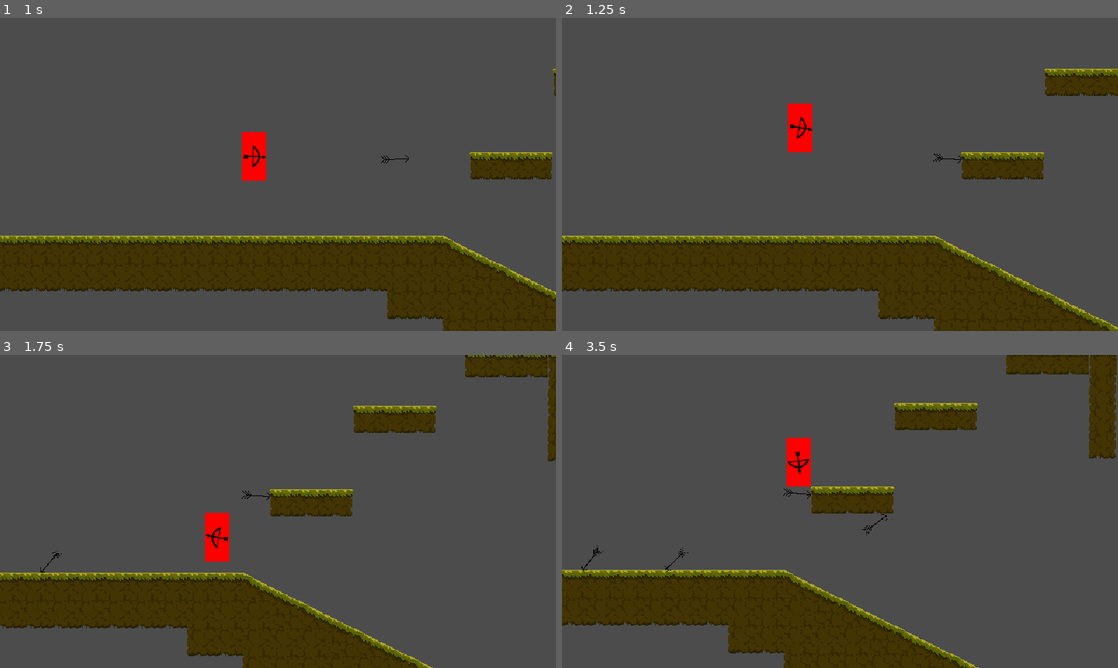
Above: before the commit, frames 1-4 (two rows, left to right).
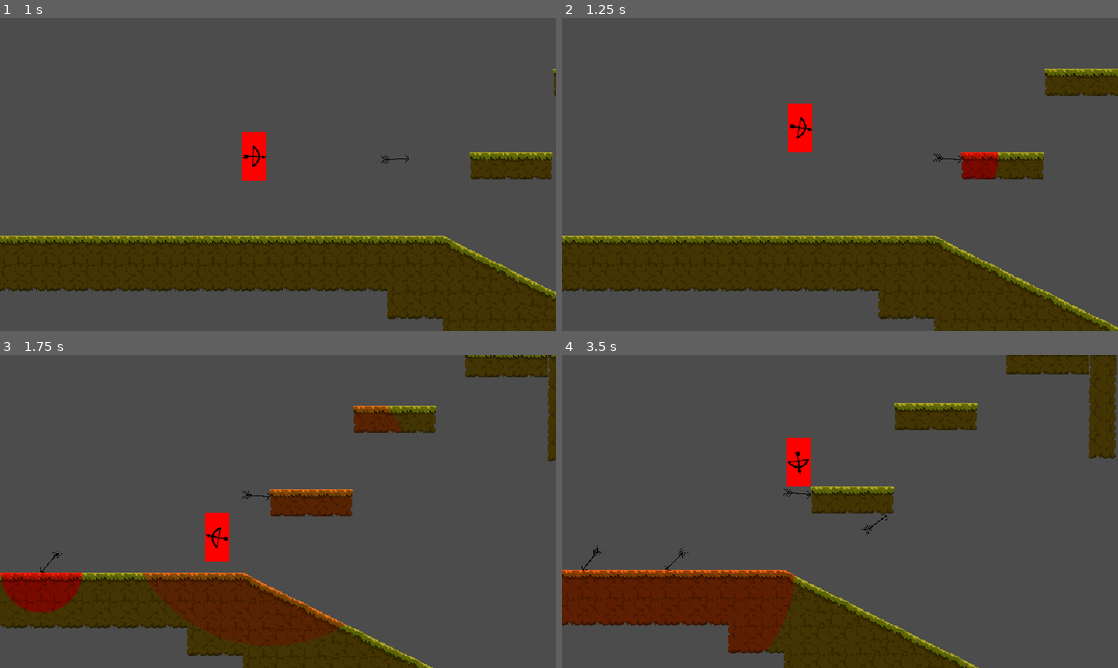
Above: after the commit, the same moments.

Repository: vanjac/wi22jam
Game: Godot game, scene res://placeholder/biggertestlevel.tscn
Same seed, same stepped clock (60 frames per second), same inputs: the game is played once before the commit and once after it.
Inputs (mouse positions are in pixels of both pictures, inside the frame that each line leads up to):
- Up to frame 1 (1 s): move the mouse to (400, 158) at 0.52 s; hold D (right) from 0.53 s (still down); click (400, 158) at 0.6 s; tap Space (jump) at 0.77 s
- Up to frame 2 (1.25 s): keep holding D (right)
- Up to frame 3 (1.75 s): keep holding D (right); move the mouse to (166, 527) at 1.27 s; click (166, 527) at 1.35 s; tap Space (jump) at 1.52 s
- Up to frame 4 (3.5 s): move the mouse to (895, 442) at 2.02 s; release D (right) at 2.03 s; hold A (left) 2.03-2.78 s; click (895, 442) at 2.1 s; move the mouse to (812, 574) at 2.77 s; hold D (right) from 2.78 s (still down); click (812, 574) at 2.85 s; tap Space (jump) at 3.02 s

Frame 1 is identical in both runs. In frame 2, 0.5% of the frame differs, in the area x 71-79%, y 42-52%; in frame 3, 2.6%; in frame 4, 6.2%, in the area x 0-42%, y 68-96%.

Commit message:
Anger ripple

Diff:
--- /dev/null
+++ b/anger/AngerRipple.gd
@@ -0,0 +1,23 @@
+extends Light2D
+
+const anim_time = 1
+const max_scale = 2
+
+var time = 0.0
+
+func _ready():
+	pass
+
+func _process(delta):
+	time += delta
+	var time_frac = clamp(time / anim_time, 0, 1)
+	scale = Vector2.ONE * max_scale * time_frac
+	color = Color(2 - time_frac, time_frac, time_frac)
+	if time_frac >= 1:
+		queue_free()
+
+
+func _on_Area2D_body_entered(body):
+	print(body)
+	if body.has_method("_on_angered"):
+		body._on_angered()
--- /dev/null
+++ b/anger/AngerRipple.tscn
@@ -0,0 +1,23 @@
+[gd_scene load_steps=4 format=2]
+
+[ext_resource path="res://Anger/AngerRipple.gd" type="Script" id=1]
+[ext_resource path="res://assets/circle.png" type="Texture" id=2]
+
+[sub_resource type="CircleShape2D" id=1]
+radius = 128.0
+
+[node name="AngerRipple" type="Light2D"]
+scale = Vector2( 1e-05, 1e-05 )
+texture = ExtResource( 2 )
+mode = 2
+range_item_cull_mask = 2
+script = ExtResource( 1 )
+
+[node name="Area2D" type="Area2D" parent="."]
+collision_layer = 0
+collision_mask = 4
+
+[node name="CollisionShape2D" type="CollisionShape2D" parent="Area2D"]
+shape = SubResource( 1 )
+
+[connection signal="body_entered" from="Area2D" to="." method="_on_Area2D_body_entered"]
--- a/bow/Arrow.gd
+++ b/bow/Arrow.gd
@@ -1,6 +1,7 @@
 extends KinematicBody2D
 
 var gravity = ProjectSettings.get_setting("physics/2d/default_gravity")
+
 var linear_velocity = Vector2(0,0)
 var stuck = false
 
@@ -15,13 +16,15 @@
 		if collision:
 			stuck = true
 			collision_mask = 0  # disable collision
+
 			var collided_obj = collision.collider
 			var t = global_transform
 			get_parent().remove_child(self)
 			collided_obj.add_child(self)
 			global_transform = t
+
 			if collided_obj.has_method("_on_shot"):
-				collided_obj.call("_on_shot")
+				collided_obj.call("_on_shot", global_position)
 
 func update_angle():
 	rotation = linear_velocity.angle()
--- a/bow/Arrow.tscn
+++ b/bow/Arrow.tscn
@@ -8,7 +8,6 @@
 
 [node name="KinematicBody2D" type="KinematicBody2D"]
 collision_layer = 0
-collision_mask = 5
 script = ExtResource( 2 )
 
 [node name="CollisionShape2D" type="CollisionShape2D" parent="."]
--- /dev/null
+++ b/core/Earth.gd
@@ -0,0 +1,11 @@
+extends TileMap
+
+var ripple_scene = preload("res://anger/AngerRipple.tscn")
+
+func _ready():
+	pass
+
+func _on_shot(position):
+	var ripple = ripple_scene.instance()
+	get_parent().add_child(ripple)
+	ripple.global_position = position
--- a/enemies/Animal.gd
+++ b/enemies/Animal.gd
@@ -33,6 +33,8 @@
 		else:
 			move_vec.x = 0
 		sprite.scale.x = -1 if to_player >= 0 else 1
+	else:
+		move_vec.x = 0
 	move_character(delta)
 	if angry:
 		for i in get_slide_count():
@@ -41,7 +43,12 @@
 				collision.collider._on_attacked()
 				recoil = recoil_time
 
-func _on_shot():
+func _on_angered():
 	angry = true
 	collision_layer = 1  # move to foreground
 	sprite.frame = 0
+
+func _on_shot(position):
+	angry = false
+	collision_layer = 4  # anger
+	sprite.frame = 2
--- a/placeholder/biggertestlevel.tscn
+++ b/placeholder/biggertestlevel.tscn
@@ -1,6 +1,7 @@
-[gd_scene load_steps=5 format=2]
+[gd_scene load_steps=6 format=2]
 
 [ext_resource path="res://camera/Camera.tscn" type="PackedScene" id=1]
+[ext_resource path="res://core/Earth.gd" type="Script" id=2]
 [ext_resource path="res://player/Player.tscn" type="PackedScene" id=3]
 [ext_resource path="res://assets/level_tileset.tres" type="TileSet" id=4]
 [ext_resource path="res://enemies/Bear.tscn" type="PackedScene" id=5]
@@ -16,7 +17,9 @@
 position = Vector2( -298, -68 )
 
 [node name="TileMap" type="TileMap" parent="."]
+light_mask = 2
 tile_set = ExtResource( 4 )
 cell_size = Vector2( 32, 32 )
 format = 1
 tile_data = PoolIntArray( -393198, 0, 196608, -393197, 0, 196609, -393196, 0, 196609, -393195, 0, 0, -262157, 0, 0, -26 …(2339 unchanged characters)…
+script = ExtResource( 2 )
--- a/project.godot
+++ b/project.godot
@@ -48,9 +48,10 @@
 
 [layer_names]
 
+2d_render/layer_2="anger_light"
 2d_physics/layer_1="general"
 2d_physics/layer_2="player"
-2d_physics/layer_3="bg_animal"
+2d_physics/layer_3="anger"
 
 [physics]
 
Binary file added: assets/circle.png
Not shown, added: assets/circle.png.import
